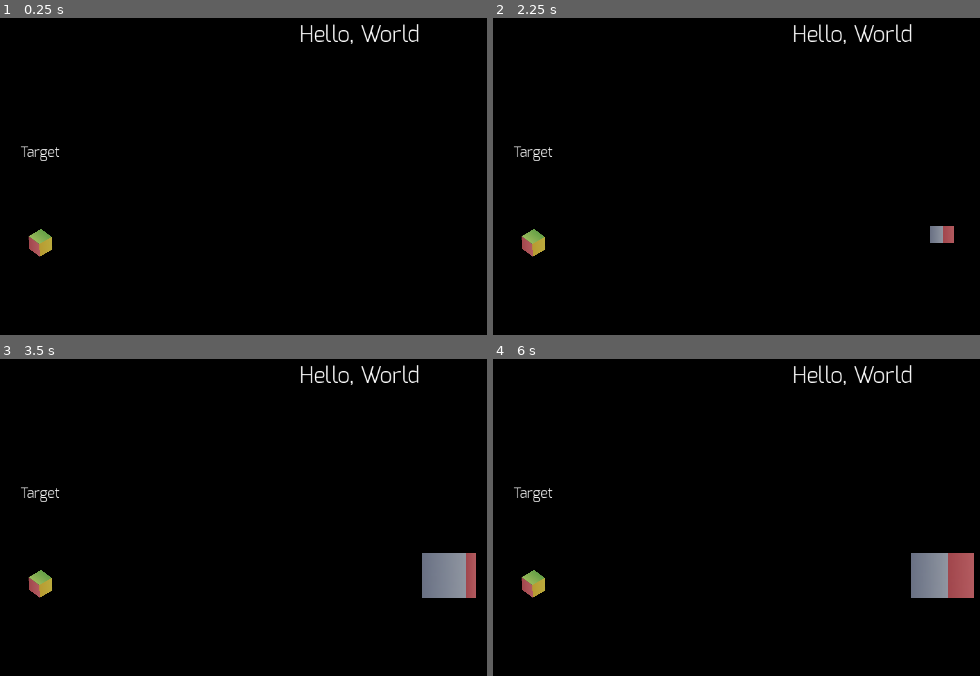
Above: before the commit, frames 1-4 (two rows, left to right).
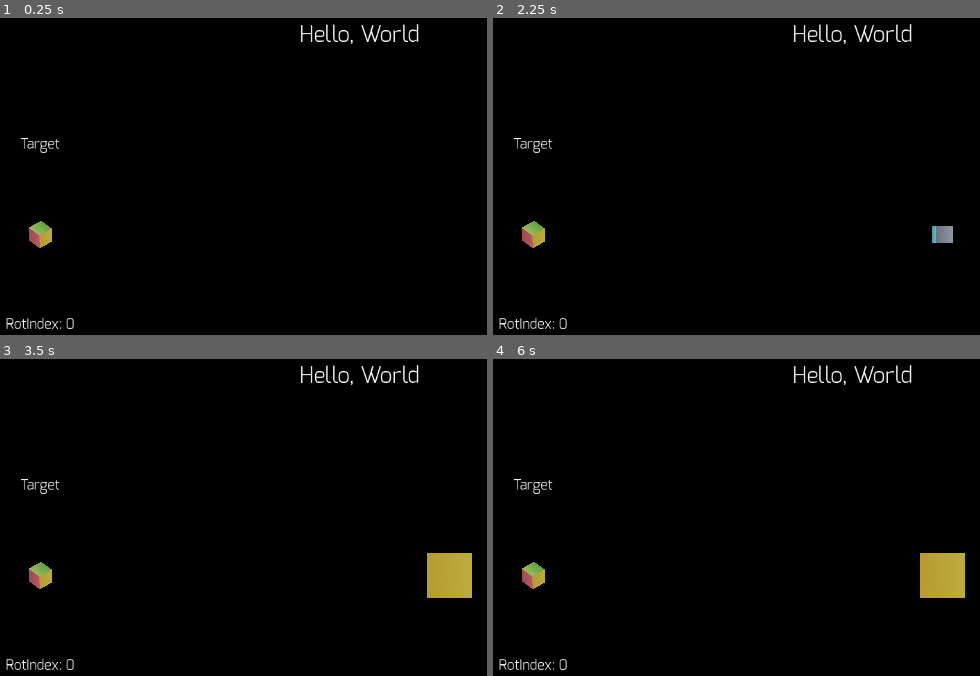
Above: after the commit, the same moments.

Repository: manabreak/ld57
Game: Godot game, scene res://root.tscn
The game is run twice, just before and just after one commit, with the same random seed, the same clock (stepped at 60 frames per second) and the same inputs.
Inputs (mouse positions are in pixels of both pictures, inside the frame that each line leads up to):
- Up to frame 1 (0.25 s): no input
- Up to frame 2 (2.25 s): tap Enter at 0.5, 2 s; move the mouse to (outside the picture) at 0.52 s; hold E (container_right) 0.53-1.28 s; tap Space (print_level) at 0.6, 1.25, 1.35, 2.1 s; click (outside the picture) at 0.67 s; move the mouse to (692, 255) at 1.27 s; hold F (container_down) 1.28-2.03 s; move the mouse to (931, 135) at 2.02 s; hold E (container_right) from 2.03 s (still down)
- Up to frame 3 (3.5 s): move the mouse to (321, 666) at 2.77 s; release E (container_right) at 2.78 s; hold R (container_up) from 2.78 s (still down); tap Space (print_level) at 2.85 s; click (321, 666) at 2.92 s
- Up to frame 4 (6 s): move the mouse to (outside the picture) at 3.52 s; release R (container_up) at 3.53 s; hold Q (container_left) 3.53-5.03 s; tap Space (print_level) at 3.6, 4.25, 4.35, 5.1, 5.75, 5.85 s; move the mouse to (614, 507) at 4.27 s; tap Enter at 5 s; move the mouse to (892, 574) at 5.02 s; hold F (container_down) 5.03-5.78 s; click (892, 574) at 5.17 s; move the mouse to (731, 463) at 5.77 s; hold E (container_right) from 5.78 s (still down)

The runs differ from the first frame. In frame 1, 0.8% of the frame differs, in the area x 1-16%, y 37-99%; in frame 2, 1.0%; in frame 3, 2.4%; in frame 4, 2.7%, in the area x 1-99%, y 37-99%.

Commit message:
Bugs squashed

Diff:
--- a/Cubes.gd
+++ b/Cubes.gd
@@ -17,12 +17,22 @@
 ## Slerp target
 var target_rotation: Quaternion = Quaternion.IDENTITY
 var slerping = true
+var rotation_enabled = false
+
+func enable_rotation() -> void:
+	rotation_enabled = true
+
+
+func disable_rotation() -> void:
+	rotation_enabled = false
+
 
 func _process(delta: float) -> void:
-	if Input.is_action_just_pressed("container_left"):
-		rotate_left()
-	elif Input.is_action_just_pressed("container_right"):
-		rotate_right()
+	if rotation_enabled:
+		if Input.is_action_just_pressed("container_left"):
+			rotate_left()
+		elif Input.is_action_just_pressed("container_right"):
+			rotate_right()
 	#elif Input.is_action_just_pressed("container_up"):
 	#	rotate_up()
 	#elif Input.is_action_just_pressed("container_down"):
--- a/GameController.gd
+++ b/GameController.gd
@@ -23,7 +23,40 @@
 				"rot": "(0.353553, 0.353553, 0.146447, 0.853553)"
 			}
 		]
+	},
+	{
+		"name": "Level name here",
+		"targets": [
+			{
+				"pos": "(2.5, 0.0, 0.0)",
+				"rot": "(-0.146446, 0.853554, -0.353553, 0.353553)"
+			},
+			{
+				"pos": "(0.0, 0.0, 0.0)",
+				"rot": "(-0.0, 1, 0.0, -0.0)"
+			}
+		],
+		"container_rot_index": 1
+	},
+	{
+		"name": "Level name here",
+		"targets": [
+			{
+				"pos": "(0.0, 1.0, -1.0)",
+				"rot": "(0.353553, 0.353553, 0.146447, 0.853553)"
+			},
+			{
+				"pos": "(0.0, -1.0, 1.0)",
+				"rot": "(0.353553, 0.353553, 0.146447, 0.853553)"
+			},
+			{
+				"pos": "(0.0, 0.0, 0.0)",
+				"rot": "(0.353553, 0.353553, 0.146447, 0.853553)"
+			}
+		],
+		"container_rot_index": 3
 	}
+
 ]
 
 @export
@@ -50,14 +83,24 @@
 
 	$Cubes.rotated.connect(self.container_rotated)
 
-	load_level(0)
-	# $TestCube.solution = Quaternion(Vector3.RIGHT, deg_to_rad(45.0)) * Quaternion(Vector3.UP, deg_to_rad(45.0))
+	if find_child("Editor") != null:
+		$CanvasLayer/Control/TextureRect.visible = false
+		$Cubes.enable_rotation()
+		$Cubes.slerping = true
+	else:
+		load_level(0)
 
 
 func container_rotated(rot_index: int) -> void:
-	print("Container rotation now: " + str(rot_index * 90))
 	for cube in $Cubes.get_children():
 		cube.container_rot_index = rot_index
+	$CanvasLayer/UI/HBoxContainer/VBoxContainer/RotIndexLabel.text = "Rot index: " + str(rot_index)
+
+	var level_complete = check_if_level_complete()
+	print("Level complete? " + str(level_complete))
+
+	if level_complete and find_child("Editor") == null:
+		change_level()
 
 
 func load_level(level: int) -> void:
@@ -73,6 +116,15 @@
 
 	var data = LEVELS[current_level]
 	print("Level name: " + str(data["name"]))
+
+	var has_rot_index = data.has("container_rot_index")
+	print("Allow rotation of container? " + str(has_rot_index))
+	if has_rot_index == true:
+		$Cubes.enable_rotation()
+	else:
+		$Cubes.disable_rotation()
+	$Cubes.rot_index = 0
+	$Cubes.target_rotation = Quaternion.IDENTITY
 
 	var targets = data["targets"]
 	print("Target object count: " + str(targets.size()))
@@ -91,28 +143,30 @@
 		var cube = cube_scene.instantiate() as RotateScript
 		cube.position = pos
 		cube.solution = quat
+		cube.container_rot_index = 0
 		cube.rotated.connect(self.cube_rotated)
 		cube.clicked.connect(self.cube_clicked)
 		$Cubes.add_child(cube)
 		cube_states.append(false)
 
-	render_solution()
-
-	$Cubes.rotation.x = 0.0
-	$Cubes.rotation.y = -PI * 2.0
-	$Cubes.scale = Vector3(0, 0, 0)
-
-	var timer = get_tree().create_timer(2.0)
-	await timer.timeout
-
-	var tween = create_tween()
-	tween.tween_property($Cubes, "rotation:y", 0.0, 1.0).set_ease(Tween.EASE_OUT).set_trans(Tween.TRANS_SINE)
-	tween.parallel()
-	tween.tween_property($Cubes, "scale", Vector3(1, 1, 1), 1.0).set_ease(Tween.EASE_OUT).set_trans(Tween.TRANS_SINE)
-	tween.parallel()
-	tween.tween_property($CanvasLayer/UI/HBoxContainer/VBoxContainer/MarginContainer, "modulate:a", 1.0, 1.0).set_trans(Tween.TRANS_SINE)
-
-	await tween.finished
+	render_solution(int(data.get("container_rot_index", 0)))
+
+	if find_child("Editor") == null:
+		$Cubes.rotation.x = 0.0
+		$Cubes.rotation.y = -PI * 1.5
+		$Cubes.scale = Vector3(0, 0, 0)
+
+		var timer = get_tree().create_timer(2.0)
+		await timer.timeout
+
+		var tween = create_tween()
+		tween.tween_property($Cubes, "rotation:y", 0.0, 1.0).set_ease(Tween.EASE_OUT).set_trans(Tween.TRANS_SINE)
+		tween.parallel()
+		tween.tween_property($Cubes, "scale", Vector3(1, 1, 1), 1.0).set_ease(Tween.EASE_OUT).set_trans(Tween.TRANS_SINE)
+		tween.parallel()
+		tween.tween_property($CanvasLayer/UI/HBoxContainer/VBoxContainer/MarginContainer, "modulate:a", 1.0, 1.0).set_trans(Tween.TRANS_SINE)
+
+		await tween.finished
 	$Cubes.slerping = true
 
 
@@ -135,9 +189,10 @@
 		current_selection = -1
 
 
-func render_solution() -> void:
+func render_solution(rot_index: int) -> void:
 	$SubViewport.render_target_update_mode = SubViewport.UPDATE_ONCE
 	var container = $SubViewport/SubRoot/Cubes as Node3D
+	container.rotation.y = rot_index * deg_to_rad(90)
 
 	for child in container.get_children():
 		container.remove_child(child)
@@ -175,7 +230,7 @@
 	var level_complete = check_if_level_complete()
 	print("Level complete? " + str(level_complete))
 
-	if level_complete:
+	if level_complete and find_child("Editor") == null:
 		change_level()
 
 
@@ -251,7 +306,9 @@
 	for state in cube_states:
 		if state == false:
 			return false
-	return true
+
+	var data = LEVELS[current_level]
+	return $Cubes.rot_index == int(LEVELS[current_level].get("container_rot_index", 0))
 
 
 func is_correct(cube: RotateScript) -> bool:
@@ -272,4 +329,6 @@
 			c["pos"] = str(cube.position)
 			c["rot"] = str(cube.transform.basis.get_rotation_quaternion())
 			o["targets"].append(c)
+
+	o["container_rot_index"] = $Cubes.rot_index
 	print(str(o))
--- a/RotateScript.gd
+++ b/RotateScript.gd
@@ -56,12 +56,26 @@
 
 
 func move_left() -> void:
-	position.x -= 0.5
+	if container_rot_index == 0:
+		position.x -= 0.5
+	elif container_rot_index == 1:
+		position.z -= 0.5
+	elif container_rot_index == 2:
+		position.x += 0.5
+	elif container_rot_index == 3:
+		position.z += 0.5
 	emit_signal("rotated", self)
 
 
 func move_right() -> void:
-	position.x += 0.5
+	if container_rot_index == 0:
+		position.x += 0.5
+	elif container_rot_index == 1:
+		position.z += 0.5
+	elif container_rot_index == 2:
+		position.x -= 0.5
+	elif container_rot_index == 3:
+		position.z -= 0.5
 	emit_signal("rotated", self)
 
 
--- a/root.tscn
+++ b/root.tscn
@@ -113,6 +113,11 @@
 expand_mode = 4
 stretch_mode = 5
 
+[node name="RotIndexLabel" type="Label" parent="CanvasLayer/UI/HBoxContainer/VBoxContainer"]
+layout_mode = 2
+text = "RotIndex: 0"
+horizontal_alignment = 1
+
 [node name="Control" type="Control" parent="CanvasLayer/UI/HBoxContainer"]
 layout_mode = 2
 size_flags_vertical = 3
Not shown, removed: assets/levels.txt
